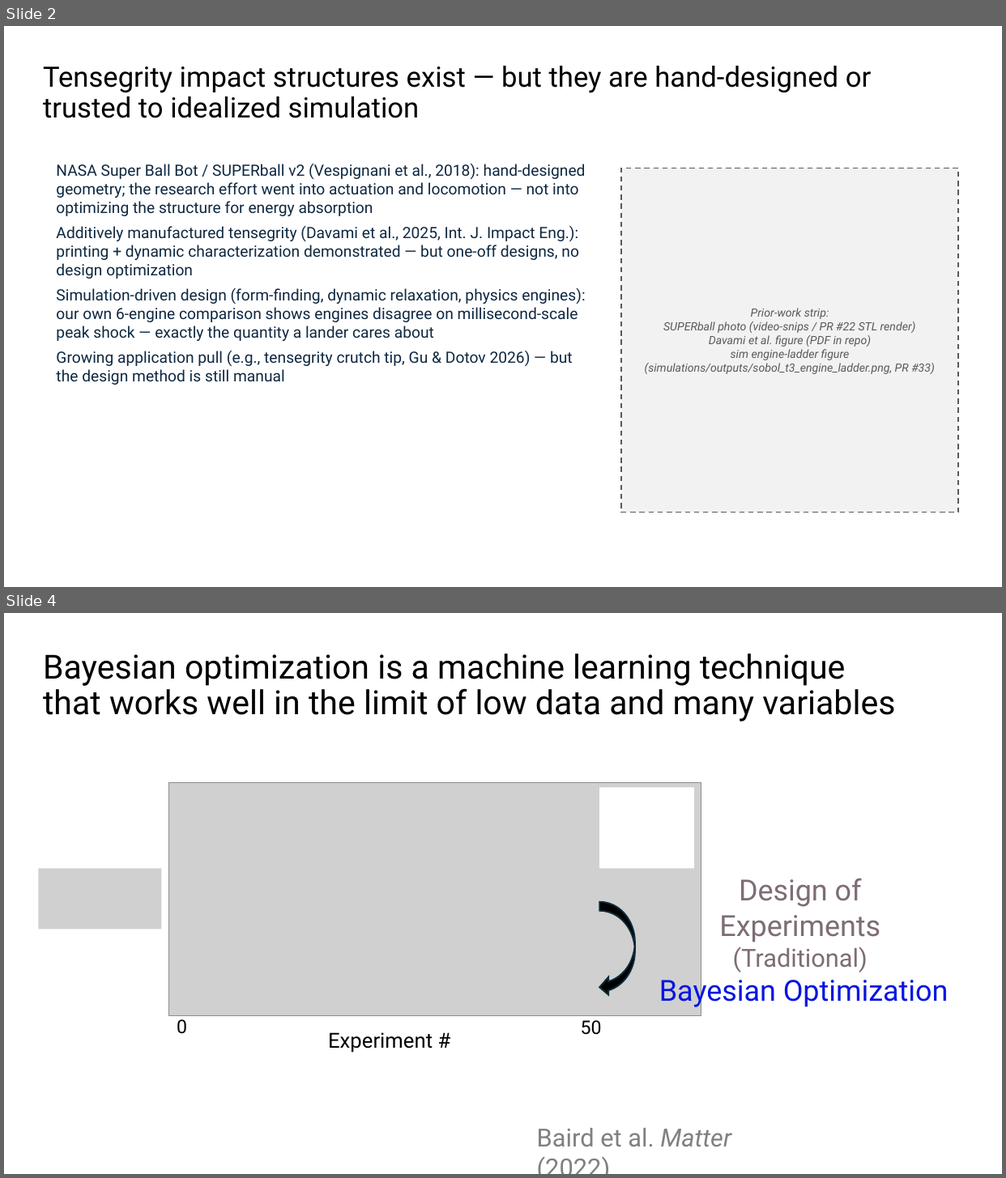
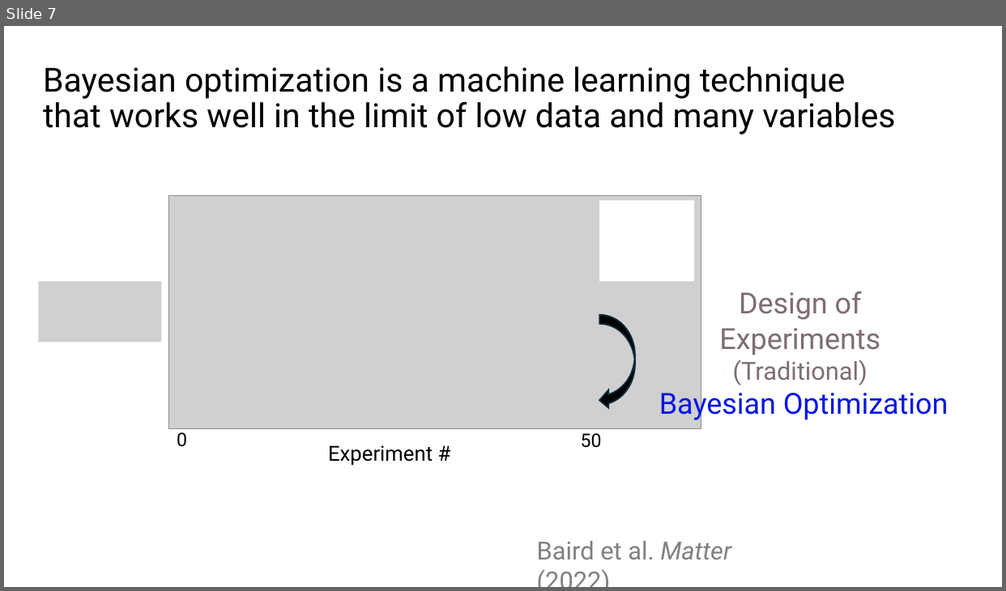
Before and after one commit to vertical-cloud-lab/tensegrity-optimization, a slide deck: presentation/Slide Decks/IDETC Supplement Slides (BO block + gap + video + accel).pptx. Shown one above the other, each under a label of ours: slides 2 and 4 before the commit, slide 7 after it; the slides between them are not shown. The pictures are 1006x1178 and 1006x591 pixels, drawn with LibreOffice and Linux fonts; fonts in the diff are those of the drawing; grey boxes stand for pictures. Boxes give left, top, right and bottom in pixels: in the first picture for what was removed or moved away, otherwise in the second. Text is boxed around its words. In the diff, an @@ line names an element or a change of style, - is before the commit and + after.

```diff
--- a/presentation/Slide Decks/IDETC Supplement Slides (BO block + gap + video + accel).pptx
+++ b/presentation/Slide Decks/IDETC Supplement Slides (BO block + gap + video + accel).pptx
@@ slide 2 removed at <box>4,26,1002,587</box>, background #FFFFFF @@
@@ title removed at <box>43,66,871,118</box> @@
-Tensegrity impact structures exist — but they are hand-designed or trusted to idealized simulation
@@ text removed at <box>56,163,586,385</box> @@
-NASA Super Ball Bot / SUPERball v2 (Vespignani et al., 2018): hand-designed geometry; the research effort went into actuation and locomotion — not into optimizing the structure for energy absorption
-Additively manufactured tensegrity (Davami et al., 2025, Int. J. Impact Eng.): printing + dynamic characterization demonstrated — but one-off designs, no design optimization
-Simulation-driven design (form-finding, dynamic relaxation, physics engines): our own 6-engine comparison shows engines disagree on millisecond-scale peak shock — exactly the quantity a lander cares about
-Growing application pull (e.g., tensegrity crutch tip, Gu & Dotov 2026) — but the design method is still manual
@@ rectangle removed at <box>621,169,958,513</box> @@
-Prior-work strip:
-SUPERball photo (video-snips / PR #22 STL render)
-Davami et al. figure (PDF in repo)
-sim engine-ladder figure
-(simulations/outputs/sobol_t3_engine_ladder.png, PR #33)
@@ what was slide 4 is now slide 7 @@
```
Also in this commit, not shown: 1 slide changed, 14 slides added, 9 other slides removed, 40 other files.
